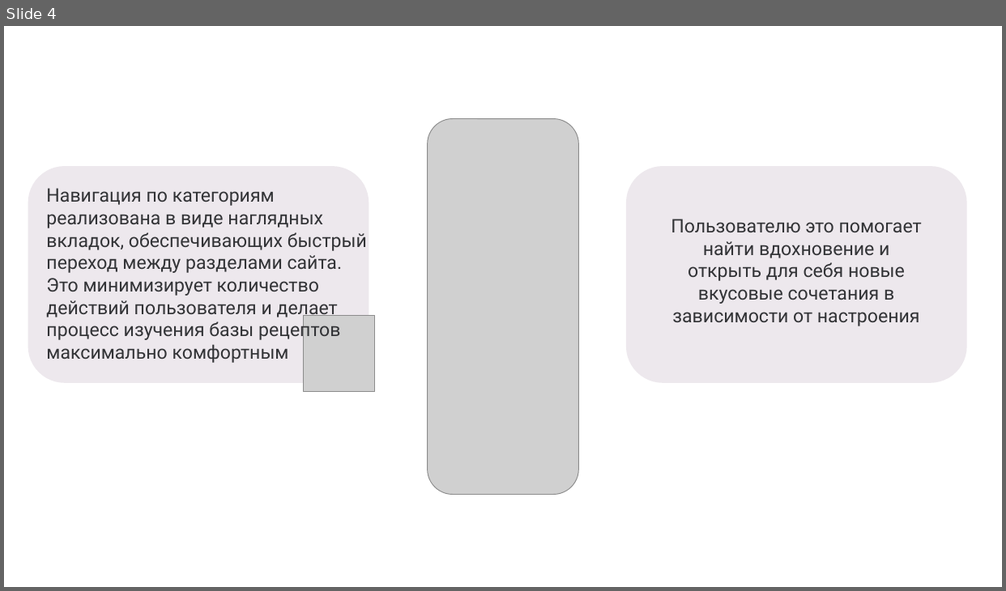
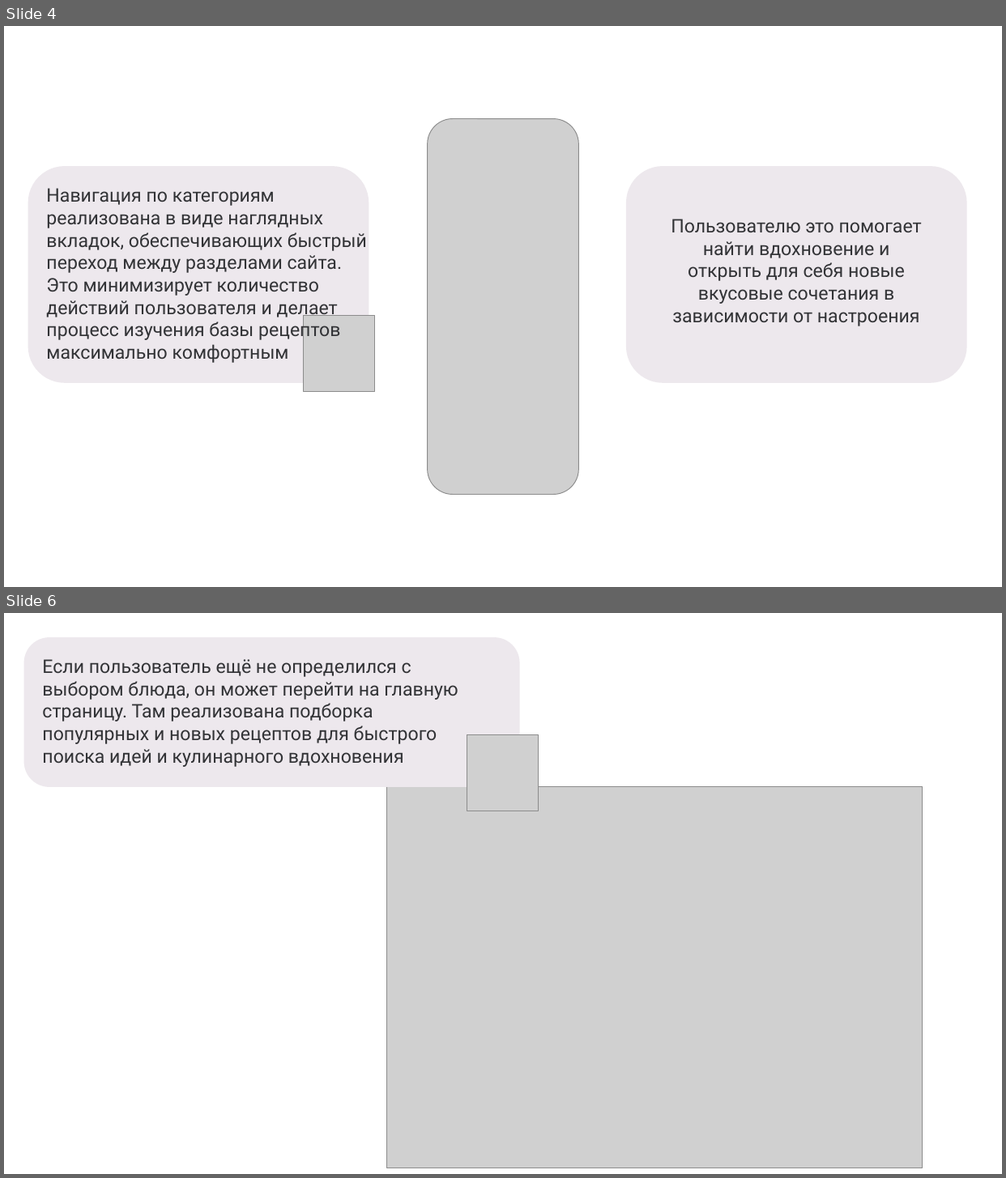
Before and after one commit to alinabobob/cibo, a slide deck: ProtectionProject/presentation/Presentation.pptx. Shown one above the other, each under a label of ours: slide 4 before the commit, slides 4 and 6 after it; the slides between them are not shown. The pictures are 1006x591 and 1006x1178 pixels, drawn with LibreOffice and Linux fonts; fonts in the diff are those of the drawing; grey boxes stand for pictures; background and template pictures are left out. Boxes give left, top, right and bottom in pixels: in the first picture for what was removed or moved away, otherwise in the second. Text is boxed around its words. In the diff, an @@ line names an element or a change of style, - is before the commit and + after.

```diff
--- a/ProtectionProject/presentation/Presentation.pptx
+++ b/ProtectionProject/presentation/Presentation.pptx
@@ slide 6 added at <box>4,613,1002,1174</box>, background #FFFFFF @@
@@ rounded rectangle added at <box>25,638,519,786</box>, fill #EDE8ED, outline #EDE8ED 1.5 pt @@
@@ text added at <box>42,659,458,767</box>, 18 pt, text #323336 @@
+Если пользователь ещё не определился с выбором блюда, он может перейти на главную страницу. Там реализована подборка популярных и новых рецептов для быстрого поиска идей и кулинарного вдохновения
@@ picture added at <box>467,735,538,811</box> @@
@@ picture added at <box>387,786,923,1169</box> @@
```
Also in this commit, not shown: 1 slide changed, 7 other slides added, 12 other files.
